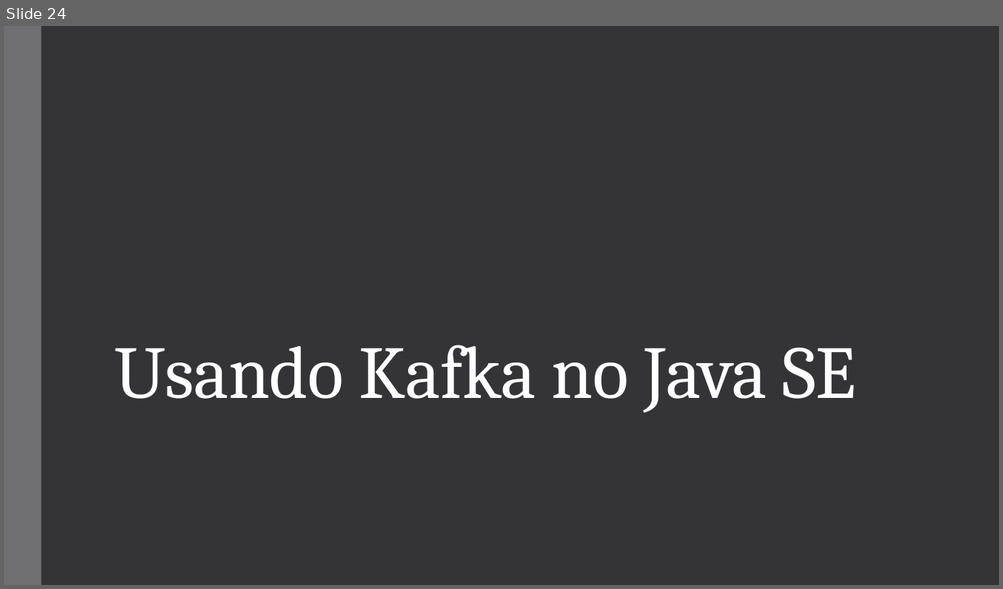
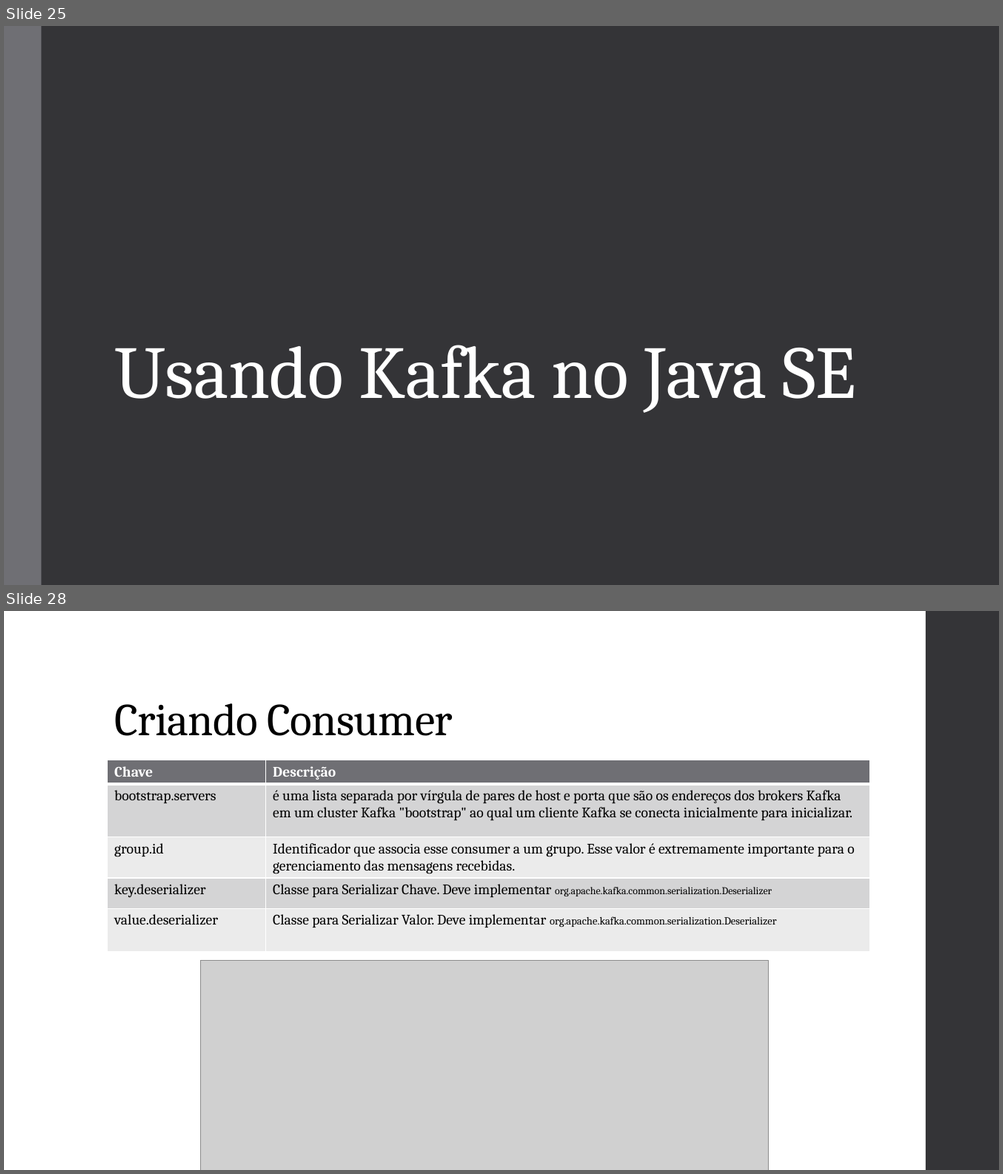
Before and after one commit to vepo/kafka-intro, a slide deck: Kafka.pptx. Shown one above the other, each under a label of ours: slide 24 before the commit, slides 25 and 28 after it; the slides between them are not shown. The pictures are 1003x589 and 1003x1174 pixels, drawn with LibreOffice and Linux fonts; fonts in the diff are those of the drawing; grey boxes stand for pictures. Boxes give left, top, right and bottom in pixels: in the first picture for what was removed or moved away, otherwise in the second. Text is boxed around its words. In the diff, an @@ line names an element or a change of style, - is before the commit and + after.

```diff
--- a/Kafka.pptx
+++ b/Kafka.pptx
@@ slide 28 added at <box>4,611,999,1170</box>, background #FFFFFF @@
@@ rectangle added at <box>925,611,999,1170</box>, fill #353537 @@
@@ title added at <box>114,703,453,736</box>, 44 pt, text #000000 @@
+Criando Consumer
@@ table added at <box>107,760,870,961</box>, 5 rows, 2 columns @@
+Chave | Descrição
+bootstrap.servers | é uma lista separada por vírgula de pares de host e porta que são os endereços dos brokers Kafka em um cluster Kafka "bootstrap" ao qual um cliente Kafka se conecta inicialmente para inicializar.
+group.id | Identificador que associa esse consumer a um grupo. Esse valor é extremamente importante para o gerenciamento das mensagens recebidas.
+key.deserializer | Classe para Serializar Chave. Deve implementar org.apache.kafka.common.serialization.Deserializer
+value.deserializer | Classe para Serializar Valor. Deve implementar org.apache.kafka.common.serialization.Deserializer
@@ picture added at <box>200,961,768,1170</box> @@
@@ what was slide 24 is now slide 25 @@
```
Also in this commit, not shown: 3 slides changed, 9 other slides added, 1 slide removed, 5 other files.
